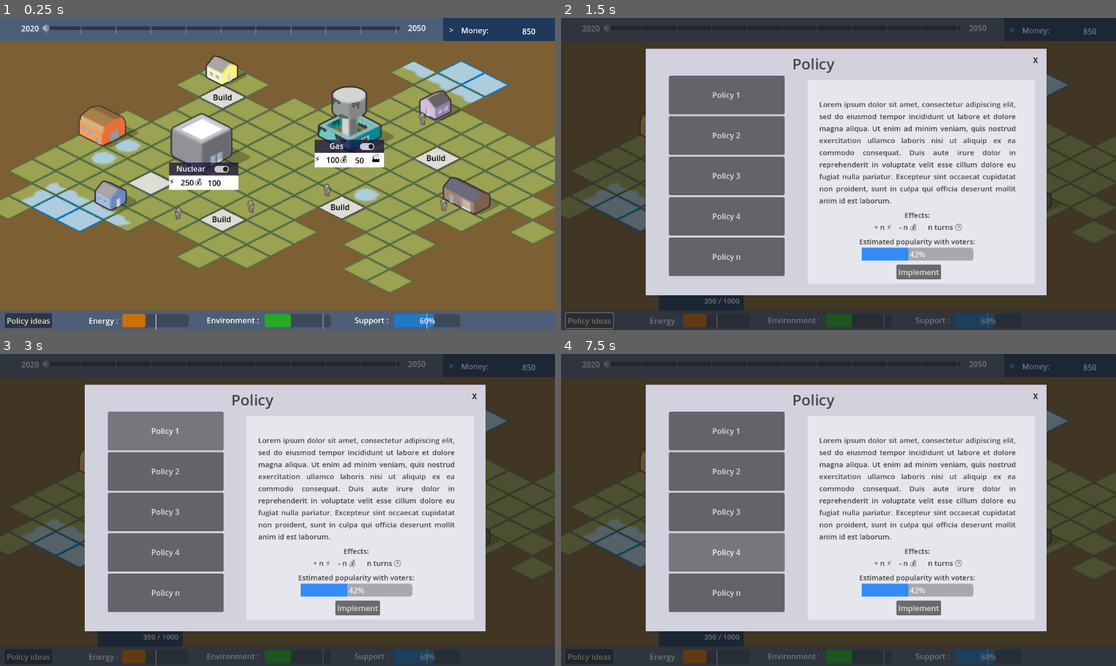
Above: before the commit, frames 1-4 (two rows, left to right).
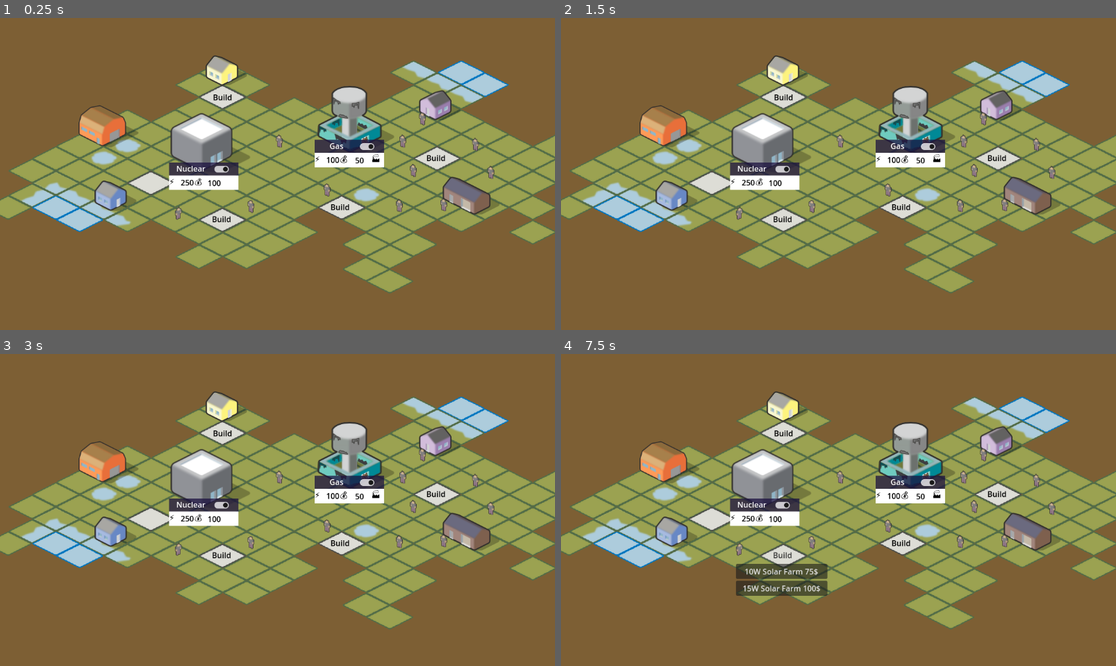
Above: after the commit, the same moments.

Repository: astonedf/SURE_PoC
Game: Godot game, scene res://Scenes/world.tscn
The game is run twice, just before and just after one commit, with the same random seed, the same clock (stepped at 60 frames per second) and the same inputs.
Inputs (mouse positions are in pixels of both pictures, inside the frame that each line leads up to):
- Up to frame 1 (0.25 s): no input
- Up to frame 2 (1.5 s): click (699, 317) at 0.52 s; click (588, 320) at 1.25 s, where only the run before the commit has a clickable "Policy ideas"
- Up to frame 3 (3 s): click (499, 366) at 2 s, where only the run before the commit has a clickable ">"; click (166, 432) at 2.75 s, where only the run before the commit has a clickable "Policy 1"
- Up to frame 4 (7.5 s): click (727, 472) at 3.5 s, where only the run before the commit has a clickable "Policy 2"; click (727, 513) at 4.25 s, where only the run before the commit has a clickable "Policy 3"; click (727, 553) at 5 s, where only the run before the commit has a clickable "Policy 4"; click (727, 594) at 5.75 s, where only the run before the commit has a clickable "Policy n"; click (916, 606) at 6.5 s, where only the run before the commit has a clickable "Implement"; click "Build" at 7.25 s

The runs differ from the first frame. In frame 1, 14% of the frame differs, in the area x 0-100%, y 0-100%; in frame 2, 99%; in frame 3, 99%; in frame 4, 99%.

Commit message:
avatar creation

Diff:
--- a/SURE/Scenes/avatar_creation.gd
+++ b/SURE/Scenes/avatar_creation.gd
@@ -33,3 +33,7 @@
 func _on_h_slider_value_changed(value):
 	$Party.text = parties[value]
 	$Def.text = def[value]
+
+
+func _on_button_pressed():
+	pass # Replace with function body.
--- a/SURE/Scenes/avatar_creation.tscn
+++ b/SURE/Scenes/avatar_creation.tscn
@@ -1,14 +1,9 @@
-[gd_scene load_steps=10 format=3 uid="uid://bho2104p5e0rx"]
+[gd_scene load_steps=5 format=3 uid="uid://bho2104p5e0rx"]
 
 [ext_resource type="PackedScene" uid="uid://qnw77bjuu8jw" path="res://Scenes/char_select.tscn" id="1_3ecar"]
 [ext_resource type="Script" path="res://Scenes/avatar_creation.gd" id="1_5vj1s"]
 [ext_resource type="Texture2D" uid="uid://byjtw7q3281rv" path="res://Assets/People/people_6_d.png" id="1_y3qam"]
-[ext_resource type="Texture2D" uid="uid://crq37voiwqvfg" path="res://wellfare.PNG" id="4_o85xl"]
-[ext_resource type="Texture2D" uid="uid://cusbv626fci2u" path="res://union.PNG" id="5_ee66h"]
-[ext_resource type="Texture2D" uid="uid://c77oa3o1151jn" path="res://taxcuts.PNG" id="6_0cy1c"]
-[ext_resource type="Texture2D" uid="uid://bfkx0xpu20hoc" path="res://socialjustice.PNG" id="7_bv3h4"]
-[ext_resource type="Texture2D" uid="uid://q0bfegicriuu" path="res://freemarket.PNG" id="8_6xppx"]
-[ext_resource type="Texture2D" uid="uid://bu36804cwpgvr" path="res://nationalism.PNG" id="9_pii1b"]
+[ext_resource type="PackedScene" uid="uid://25w3nfdvpncy" path="res://Scenes/badges.tscn" id="4_g8vnt"]
 
 [node name="AvatarCreation" type="Control"]
 layout_mode = 3
@@ -98,19 +93,20 @@
 offset_right = 320.0
 offset_bottom = 583.0
 theme_override_font_sizes/font_size = 25
-text = "Create"
-
-[node name="Label6" type="LineEdit" parent="."]
-custom_minimum_size = Vector2(0, 50)
-layout_mode = 2
-offset_left = 280.0
-offset_top = 64.0
-offset_right = 408.0
-offset_bottom = 114.0
-theme_override_font_sizes/font_size = 25
-placeholder_text = "Name"
-
-[node name="Label7" type="SpinBox" parent="."]
+text = "Next"
+
+[node name="Avatar" type="Sprite2D" parent="."]
+texture_filter = 1
+position = Vector2(934, 304)
+scale = Vector2(10, 10)
+texture = ExtResource("1_y3qam")
+
+[node name="Qs" type="Control" parent="."]
+anchors_preset = 0
+offset_right = 40.0
+offset_bottom = 40.0
+
+[node name="Label7" type="SpinBox" parent="Qs"]
 custom_minimum_size = Vector2(0, 50)
 layout_mode = 2
 offset_left = 280.0
@@ -122,12 +118,12 @@
 value = 18.0
 alignment = 1
 
-[node name="Label8" type="OptionButton" parent="."]
+[node name="Label8" type="OptionButton" parent="Qs"]
 custom_minimum_size = Vector2(0, 50)
 layout_mode = 2
 offset_left = 280.0
 offset_top = 209.0
-offset_right = 408.0
+offset_right = 490.0
 offset_bottom = 259.0
 theme_override_font_sizes/font_size = 25
 item_count = 3
@@ -138,13 +134,7 @@
 popup/item_2/text = "Lawyer"
 popup/item_2/id = 2
 
-[node name="Sprite2D" type="Sprite2D" parent="."]
-texture_filter = 1
-position = Vector2(934, 304)
-scale = Vector2(10, 10)
-texture = ExtResource("1_y3qam")
-
-[node name="Label" type="Label" parent="."]
+[node name="Label" type="Label" parent="Qs"]
 layout_mode = 0
 offset_left = 170.0
 offset_top = 72.0
@@ -153,7 +143,7 @@
 theme_override_font_sizes/font_size = 25
 text = "Name : "
 
-[node name="Label2" type="Label" parent="."]
+[node name="Label2" type="Label" parent="Qs"]
 layout_mode = 0
 offset_left = 198.0
 offset_top = 144.0
@@ -162,7 +152,7 @@
 theme_override_font_sizes/font_size = 25
 text = "Age : "
 
-[node name="Label3" type="Label" parent="."]
+[node name="Label3" type="Label" parent="Qs"]
 layout_mode = 0
 offset_left = 118.0
 offset_top = 216.0
@@ -171,7 +161,7 @@
 theme_override_font_sizes/font_size = 25
 text = "Profession : "
 
-[node name="HSlider" type="HSlider" parent="."]
+[node name="HSlider" type="HSlider" parent="Qs"]
 layout_mode = 0
 offset_left = 69.0
 offset_top = 298.0
@@ -181,7 +171,7 @@
 tick_count = 7
 ticks_on_borders = true
 
-[node name="Party" type="Label" parent="."]
+[node name="Party" type="Label" parent="Qs"]
 layout_mode = 0
 offset_left = 64.0
 offset_top = 344.0
@@ -192,7 +182,7 @@
 horizontal_alignment = 1
 vertical_alignment = 1
 
-[node name="Def" type="Label" parent="."]
+[node name="Def" type="Label" parent="Qs"]
 layout_mode = 0
 offset_left = 160.0
 offset_top = 385.0
@@ -202,28 +192,23 @@
 horizontal_alignment = 1
 autowrap_mode = 3
 
-[node name="ItemList" type="ItemList" parent="."]
-layout_mode = 0
-offset_left = 128.0
-offset_top = 442.0
-offset_right = 456.0
-offset_bottom = 536.0
-select_mode = 1
-max_text_lines = 3
-item_count = 7
-max_columns = 3
-item_0/text = "Green Energy"
-item_0/icon = ExtResource("4_o85xl")
-item_1/text = "Energy Sovereignty"
-item_1/icon = ExtResource("5_ee66h")
-item_2/text = "Energy Affordability"
-item_2/icon = ExtResource("6_0cy1c")
-item_3/text = "Free Energy Market"
-item_3/icon = ExtResource("7_bv3h4")
-item_4/text = "Flourishing Nature"
-item_4/icon = ExtResource("8_6xppx")
-item_5/text = "Preserve way of life"
-item_5/icon = ExtResource("9_pii1b")
-item_6/text = "Energy Sufficiency"
-
-[connection signal="value_changed" from="HSlider" to="." method="_on_h_slider_value_changed"]
+[node name="Label6" type="LineEdit" parent="Qs"]
+custom_minimum_size = Vector2(0, 50)
+layout_mode = 2
+offset_left = 280.0
+offset_top = 64.0
+offset_right = 408.0
+offset_bottom = 114.0
+theme_override_font_sizes/font_size = 25
+placeholder_text = "Name"
+
+[node name="Badges" parent="." instance=ExtResource("4_g8vnt")]
+visible = false
+layout_mode = 0
+offset_left = 124.0
+offset_top = 57.0
+offset_right = 452.0
+offset_bottom = 523.0
+
+[connection signal="pressed" from="MarginContainer/ColorRect/Button" to="." method="_on_button_pressed"]
+[connection signal="value_changed" from="Qs/HSlider" to="." method="_on_h_slider_value_changed"]
--- /dev/null
+++ b/SURE/Scenes/badges.tscn
@@ -0,0 +1,31 @@
+[gd_scene load_steps=7 format=3 uid="uid://25w3nfdvpncy"]
+
+[ext_resource type="Texture2D" uid="uid://crq37voiwqvfg" path="res://wellfare.PNG" id="1_8nypb"]
+[ext_resource type="Texture2D" uid="uid://cusbv626fci2u" path="res://union.PNG" id="2_alxwl"]
+[ext_resource type="Texture2D" uid="uid://c77oa3o1151jn" path="res://taxcuts.PNG" id="3_rc1it"]
+[ext_resource type="Texture2D" uid="uid://bfkx0xpu20hoc" path="res://socialjustice.PNG" id="4_w3by8"]
+[ext_resource type="Texture2D" uid="uid://q0bfegicriuu" path="res://freemarket.PNG" id="5_glyne"]
+[ext_resource type="Texture2D" uid="uid://bu36804cwpgvr" path="res://nationalism.PNG" id="6_5lckj"]
+
+[node name="Badges" type="ItemList"]
+offset_left = 128.0
+offset_top = 442.0
+offset_right = 456.0
+offset_bottom = 536.0
+select_mode = 1
+max_text_lines = 3
+item_count = 7
+max_columns = 3
+item_0/text = "Green Energy"
+item_0/icon = ExtResource("1_8nypb")
+item_1/text = "Energy Sovereignty"
+item_1/icon = ExtResource("2_alxwl")
+item_2/text = "Energy Affordability"
+item_2/icon = ExtResource("3_rc1it")
+item_3/text = "Free Energy Market"
+item_3/icon = ExtResource("4_w3by8")
+item_4/text = "Flourishing Nature"
+item_4/icon = ExtResource("5_glyne")
+item_5/text = "Preserve way of life"
+item_5/icon = ExtResource("6_5lckj")
+item_6/text = "Energy Sufficiency"
--- a/SURE/Scenes/ui.tscn
+++ b/SURE/Scenes/ui.tscn
@@ -23,6 +23,7 @@
 corner_radius_bottom_left = 4
 
 [node name="UI" type="CanvasLayer"]
+visible = false
 follow_viewport_enabled = true
 script = ExtResource("1_blqjq")
 env = 50
--- a/SURE/Scenes/world.tscn
+++ b/SURE/Scenes/world.tscn
@@ -62,12 +62,39 @@
 
 [node name="Avatar2" parent="Props" instance=ExtResource("8_liuie")]
 position = Vector2(679, 358)
+pol = 1
 
 [node name="Avatar3" parent="Props" instance=ExtResource("8_liuie")]
 position = Vector2(877, 210)
+pol = 1
 
 [node name="Avatar4" parent="Props" instance=ExtResource("8_liuie")]
 position = Vector2(921, 388)
+pol = 3
+
+[node name="Avatar5" parent="Props" instance=ExtResource("8_liuie")]
+position = Vector2(858, 317)
+pol = 3
+
+[node name="Avatar6" parent="Props" instance=ExtResource("8_liuie")]
+position = Vector2(829, 390)
+pol = 3
+
+[node name="Avatar7" parent="Props" instance=ExtResource("8_liuie")]
+position = Vector2(987, 263)
+pol = 3
+
+[node name="Avatar8" parent="Props" instance=ExtResource("8_liuie")]
+position = Vector2(1019, 321)
+pol = 2
+
+[node name="Avatar9" parent="Props" instance=ExtResource("8_liuie")]
+position = Vector2(836, 256)
+pol = 1
+
+[node name="Avatar10" parent="Props" instance=ExtResource("8_liuie")]
+position = Vector2(580, 256)
+pol = 1
 
 [node name="Nuclear" parent="." instance=ExtResource("7_6x5m2")]
 position = Vector2(439, 259)
--- a/SURE/project.godot
+++ b/SURE/project.godot
@@ -17,8 +17,7 @@
 
 [autoload]
 
-Context="*res://Scenes/context.tscn"
-Ui="*res://Scenes/ui.tscn"
+Ui="res://Scenes/ui.tscn"
 
 [display]
 
--- a/SURE/src/avatar.gd
+++ b/SURE/src/avatar.gd
@@ -1,6 +1,6 @@
 extends Node2D
 
-
+@export var pol: int
 # Called when the node enters the scene tree for the first time.
 func _ready():
 	pass # Replace with function body.
